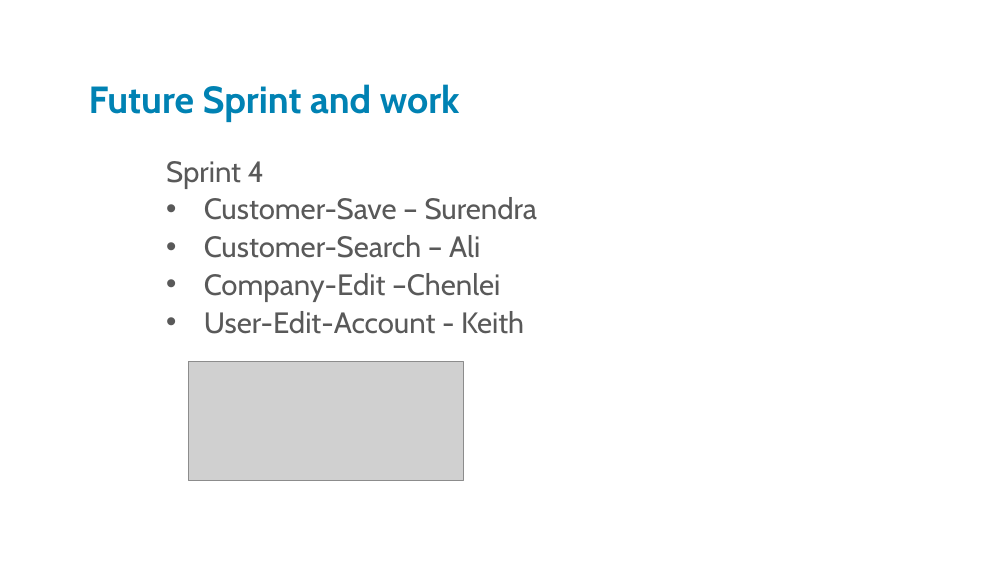
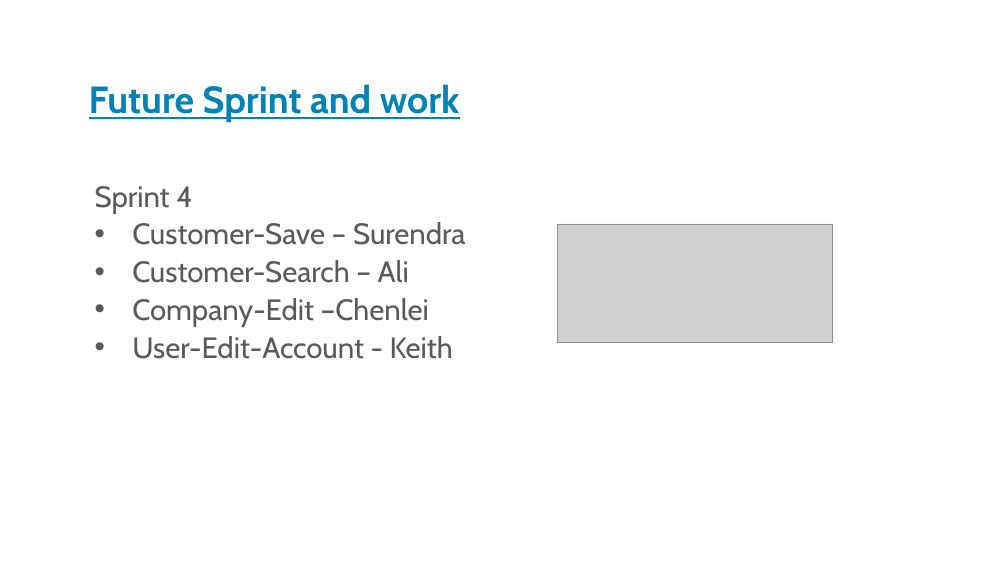
Before and after one commit to JoeyTatu/BusinessAppDev, a slide deck: slide 8 of Chenlei-- Presentation Slide.pptx. Drawn at 1008x567 pixels with LibreOffice and Linux fonts; fonts in the diff are those of the drawing; grey boxes stand for pictures; background and template pictures are left out. Boxes give left, top, right and bottom in pixels: in the first picture for what was removed or moved away, otherwise in the second. Text is boxed around its words. In the diff, an @@ line names an element or a change of style, - is before the commit and + after.

```diff
--- a/Chenlei-- Presentation Slide.pptx
+++ b/Chenlei-- Presentation Slide.pptx
@@ text "Future Sprint and work" at (x1=89, y1=84, x2=460, y2=122): underline on @@
@@ text "Sprint 4" moved from (x1=166, y1=161, x2=538, y2=334) to (x1=95, y1=186, x2=466, y2=359) @@
@@ picture moved from (x1=188, y1=361, x2=464, y2=480) to (x1=557, y1=224, x2=833, y2=343) @@
```
Also in this commit, not shown: 5 other slides changed.
